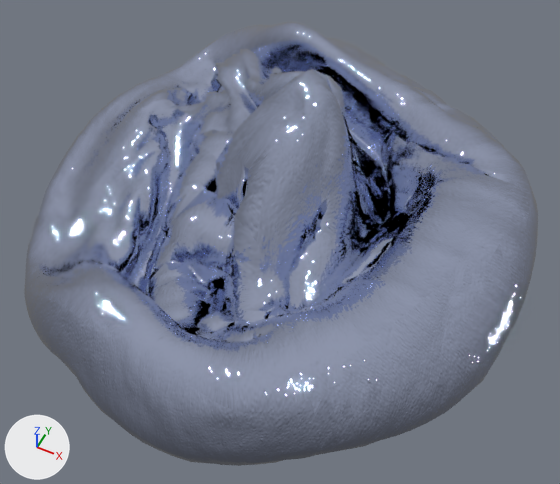
The glTF model pile_02.glb as it was, and as the next commit left it.
Both versions are drawn from a camera (50 mm lens) standing at (2.69, -4.98, 5.84) and looking at (0.4, -0.4, 0.11). Arrows for +X, +Y and +Z are at lower left; the lights stay in place. Where no turn or scale is listed for an object, it has been applied to the vertices.

The older version as bpy lines, for what is in view:
```python
mat_material_004 = bpy.data.materials.new('Material.004')
mat_material_004.use_nodes = True; mat_material_004.node_tree.nodes.clear()
_N = mat_material_004.node_tree.nodes; _L = mat_material_004.node_tree.links
n0 = _N.new('ShaderNodeBsdfPrincipled'); n0.name = 'Principled BSDF'
n0.inputs[0].default_value = (0.526, 0.589, 0.8, 1.0)  # 'Base Color', blue #c0cae7
n0.inputs[1].default_value = 1.0  # 'Metallic'
n0.inputs[2].default_value = 0.0  # 'Roughness'
n1 = _N.new('ShaderNodeOutputMaterial'); n1.name = 'Material Output'
n2 = _N.new('ShaderNodeNormalMap'); n2.name = 'Normal Map'
n2.uv_map = 'UVMap'
n3 = _N.new('ShaderNodeTexImage'); n3.name = 'Image Texture'
n3.image = img_sand_normal
_L.new(n0.outputs[0], n1.inputs[0])  # 'BSDF' to 'Surface'
_L.new(n2.outputs[0], n0.inputs[5])  # 'Normal' to 'Normal'
_L.new(n3.outputs[0], n2.inputs[1])  # 'Color' to 'Color'
me_cube_016 = bpy.data.meshes.new('Cube.016')
me_cube_016.from_pydata(...)  # 6146 vertices, 12288 faces; spans x -2.4..2.74, y -2.86..2.77, z -1.27..1.79
me_cube_016.materials.append(mat_material_004)
ob_pile_02 = bpy.data.objects.new('pile_02', me_cube_016)
ob_pile_02.location = (0.0, 0.0, 0.218)
```
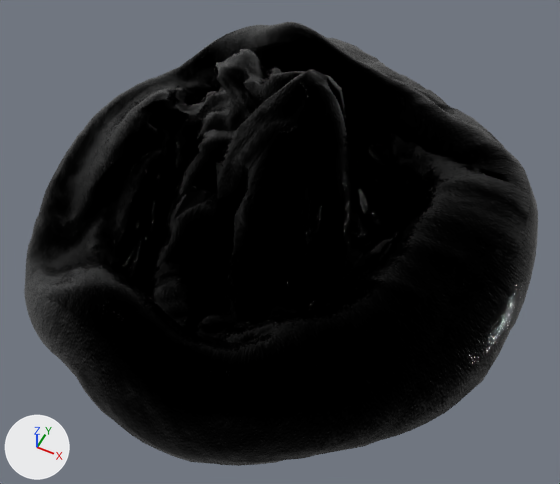
Commit message: piles again

The change, as a list of edits to the scene's bpy script:
```text
Change mat_material_004:
    where n0 = _N.new('ShaderNodeBsdfPrincipled'); n0.name = 'Principled BSDF'
    n0.inputs[0].default_value: (0.526, 0.589, 0.8, 1.0) -> (0.0, 0.0, 0.0, 1.0)  # 'Base Color', blue #c0cae7 -> 'Base Color', black #000000
    n0.inputs[2].default_value: 0.0 -> 0.115  # 'Roughness'
```

Pixel boxes [x1, y1, x2, y2] of what changed, in the pictures (560 x 484 px):
'pile_02', recoloured, surface changed (blue to black)
    both: [24, 22, 538, 466]
